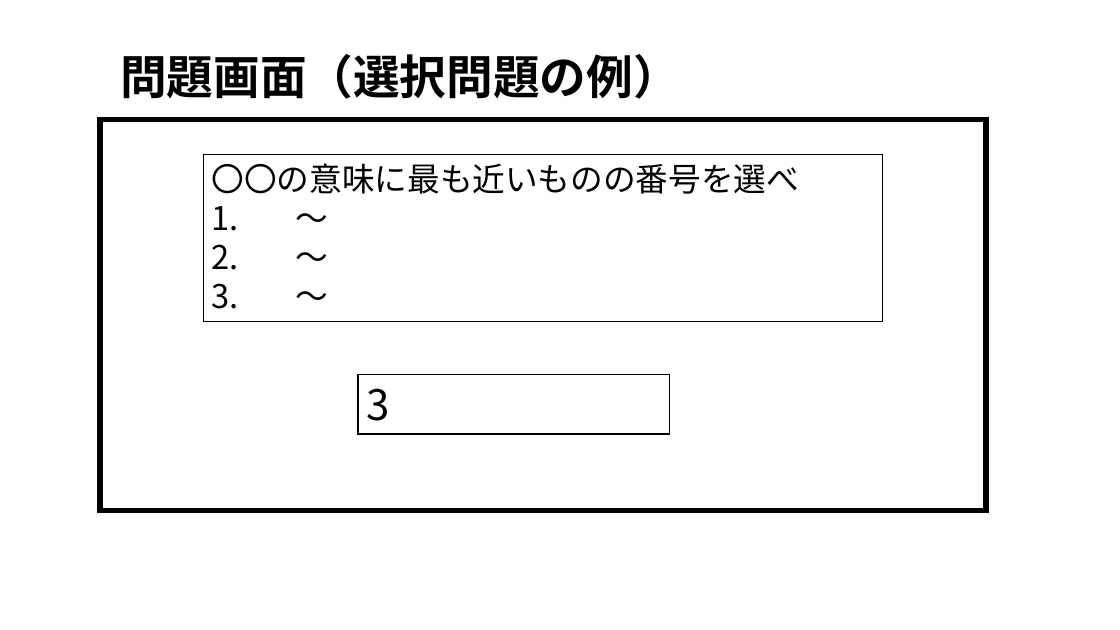
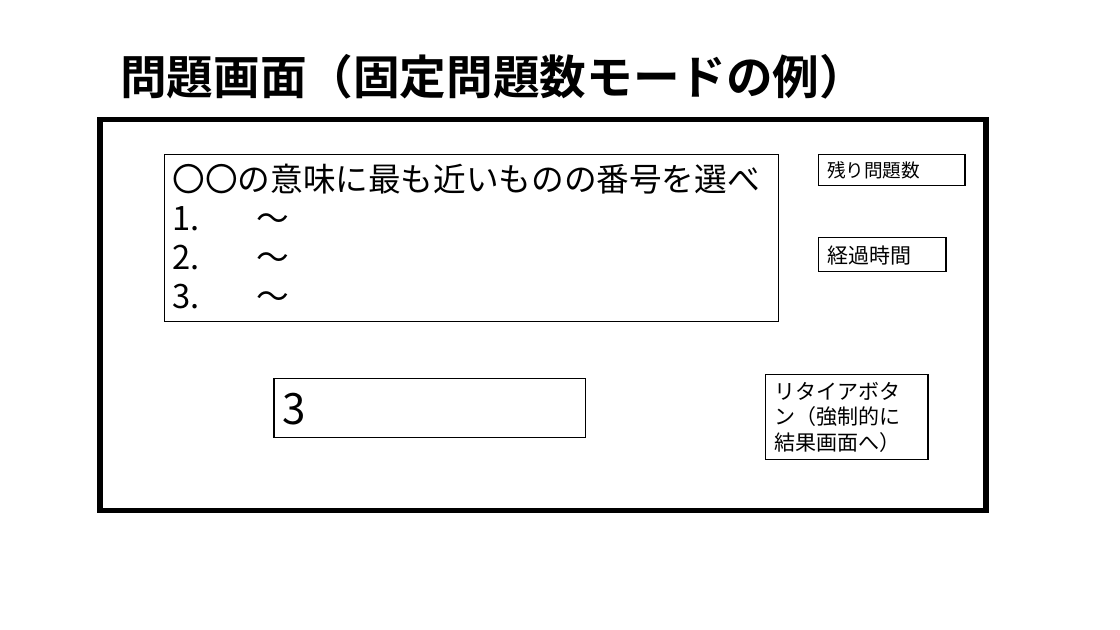
Before and after one commit to tanakai0/stdlib_py_typist, a slide deck: slide 8 of design.pptx (slide 6 before the commit). Drawn at 1120x630 pixels with LibreOffice and Linux fonts; fonts in the diff are those of the drawing. Boxes give left, top, right and bottom in pixels: in the first picture for what was removed or moved away, otherwise in the second. Text is boxed around its words. In the diff, an @@ line names an element or a change of style, - is before the commit and + after.

```diff
--- a/design.pptx
+++ b/design.pptx
@@ text at bbox=[120, 54, 866, 99]: text changed @@
-問題画面（選択問題の例）
+問題画面（固定問題数モードの例）
@@ rectangle "〇〇の意味に最も近いものの番号を選べ": place and size @@
-rectangle "〇〇の意味に最も近いものの番号を選べ" at bbox=[203, 155, 882, 322]
+rectangle "〇〇の意味に最も近いものの番号を選べ" at bbox=[165, 155, 780, 322]
@@ rectangle added at bbox=[819, 155, 965, 186], fill #FFFFFF, outline #000000 1 pt, 16 pt, text #000000 @@
+残り問題数
@@ rectangle added at bbox=[819, 238, 946, 271], fill #FFFFFF, outline #000000 1 pt, 18 pt, text #000000 @@
+経過時間
@@ rectangle "3": place and size @@
-rectangle "3" at bbox=[358, 375, 670, 434]
+rectangle "3" at bbox=[274, 378, 586, 438]
@@ rectangle added at bbox=[766, 375, 928, 460], fill #FFFFFF, outline #000000 1 pt, 18 pt, text #000000 @@
+リタイアボタン（強制的に結果画面へ）
```
Also in this commit, not shown: 6 other slides changed, 6 slides added.
